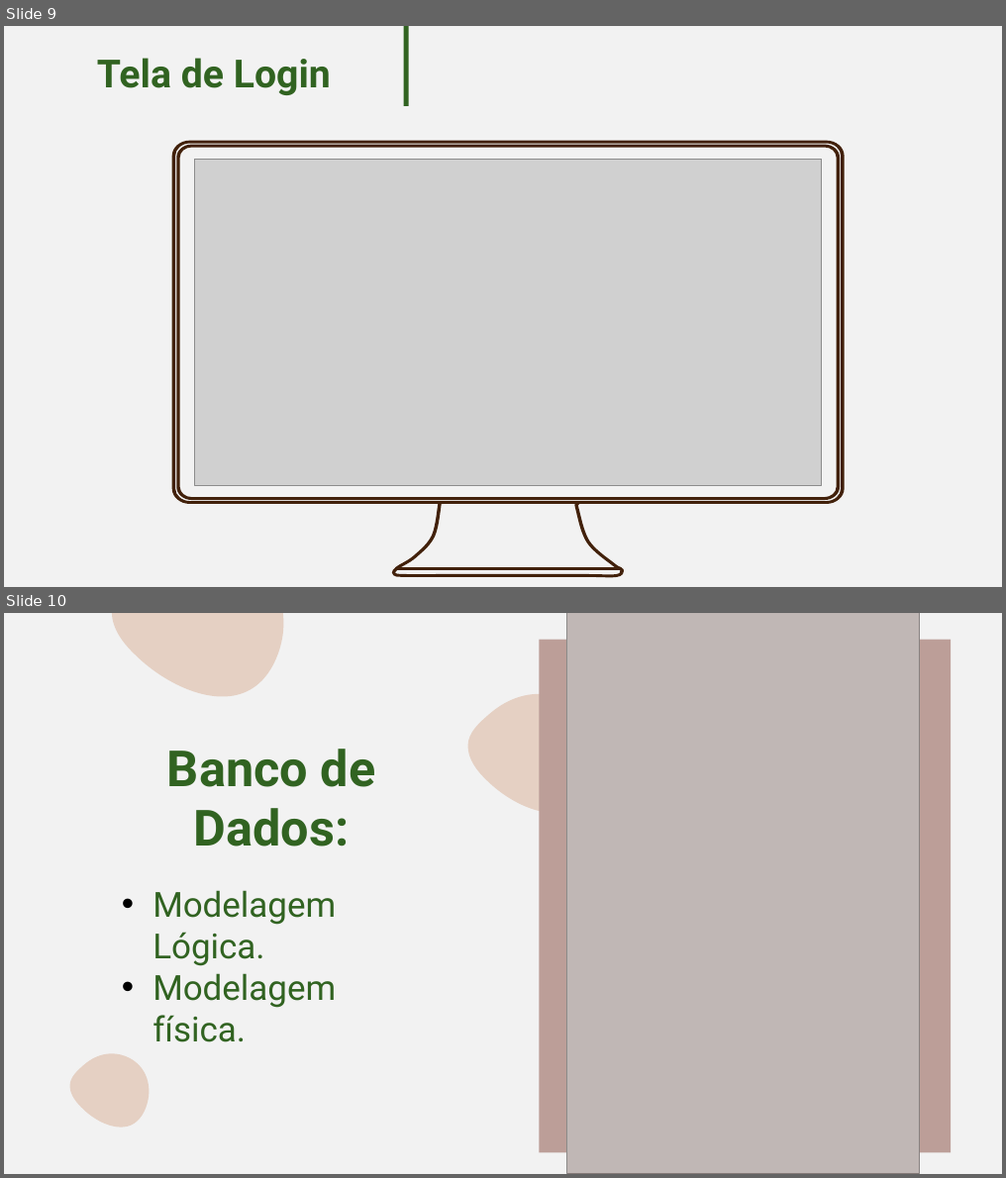
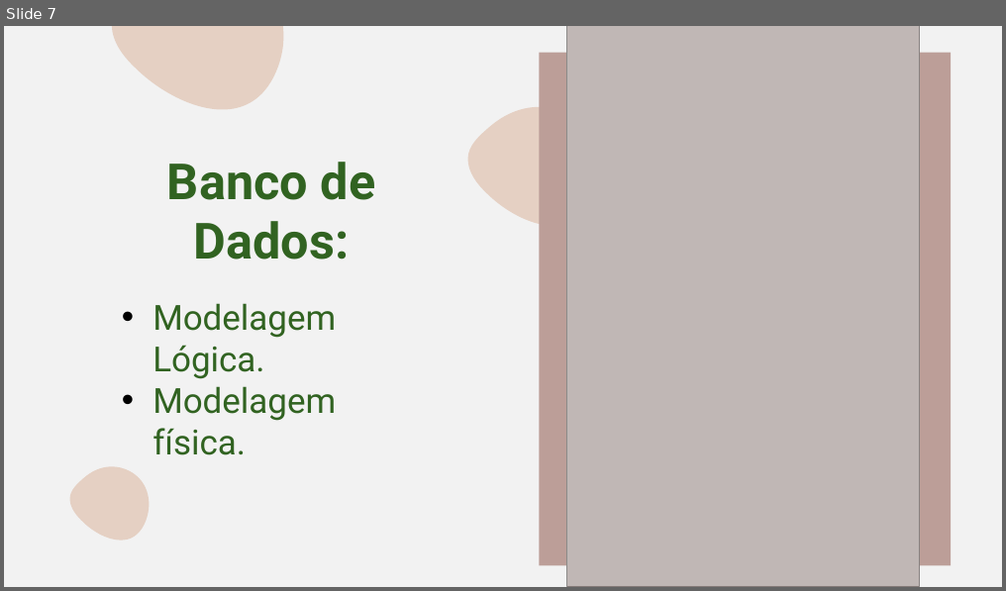
Before and after one commit to Lucassouza849/coffee-solutions, a slide deck: Apresentação - PowerPoint/Apresentação Coffee Solutions sprint2.pptx. Shown one above the other, each under a label of ours: slides 9 and 10 before the commit, slide 7 after it. The pictures are 1006x1178 and 1006x591 pixels, drawn with LibreOffice and Linux fonts; fonts in the diff are those of the drawing; grey boxes stand for pictures. Boxes give left, top, right and bottom in pixels: in the first picture for what was removed or moved away, otherwise in the second. Text is boxed around its words. In the diff, an @@ line names an element or a change of style, - is before the commit and + after.

```diff
--- a/Apresentação - PowerPoint/Apresentação Coffee Solutions sprint2.pptx
+++ b/Apresentação - PowerPoint/Apresentação Coffee Solutions sprint2.pptx
@@ slide 9 removed at (4,26,1002,587), background #FFFFFF @@
@@ rectangle removed at (4,26,1002,586) @@
@@ rectangle removed at (404,26,409,106) @@
@@ title removed at (97,58,331,95) @@
-Tela de Login
@@ picture removed at (195,159,822,486) @@
@@ group removed at (171,141,845,577): 6 freeform shapes @@
@@ what was slide 10 is now slide 7 @@
```
Also in this commit, not shown: 4 slides changed, 2 other slides removed.
